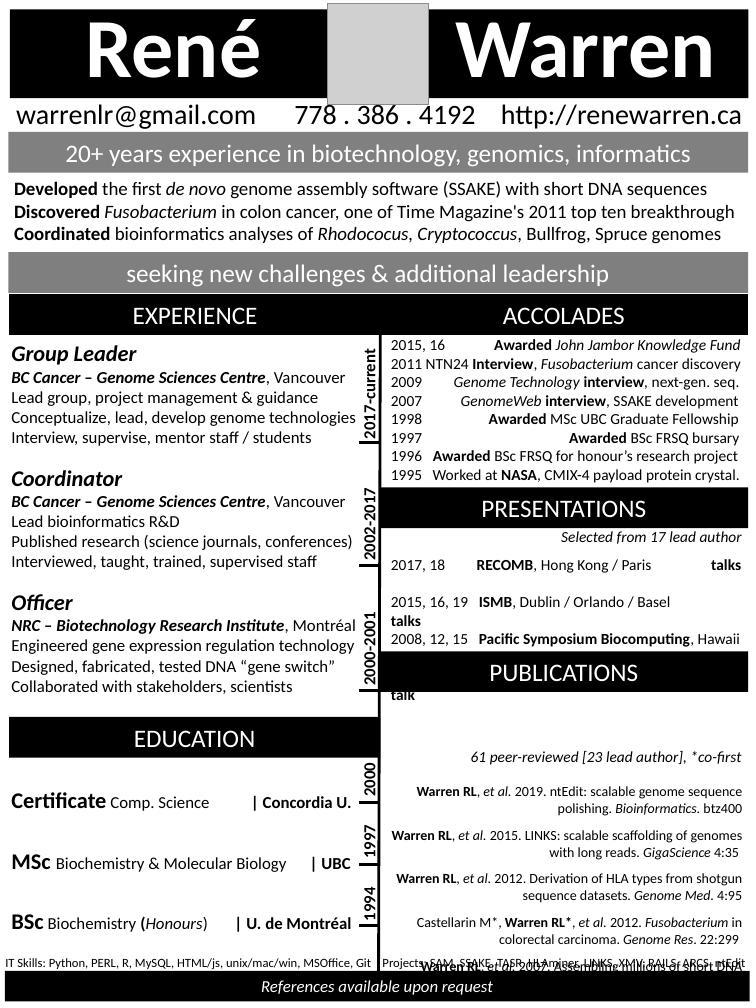
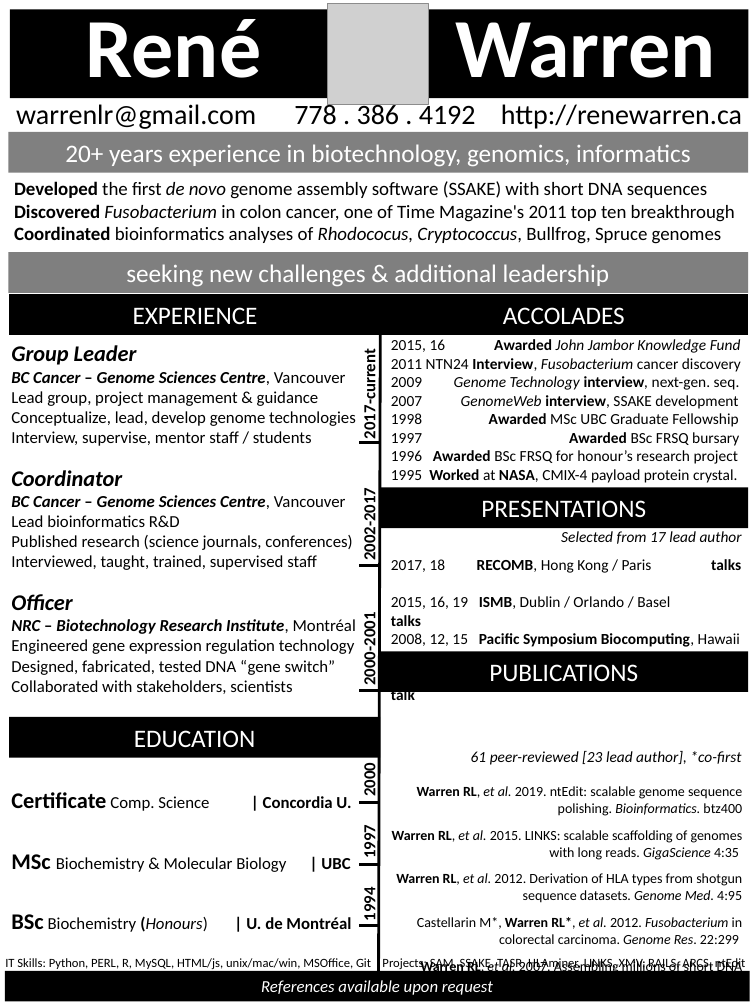
Before and after one commit to warrenlr/warrenlr.github.io, a slide deck: slide 1 of cv/CV_RWARREN_PPT2.pptx. Drawn at 756x1008 pixels with LibreOffice and Linux fonts; fonts in the diff are those of the drawing; grey boxes stand for pictures. Boxes give left, top, right and bottom in pixels: in the first picture for what was removed or moved away, otherwise in the second. Text is boxed around its words. In the diff, an @@ line names an element or a change of style, - is before the commit and + after.

```diff
--- a/cv/CV_RWARREN_PPT2.pptx
+++ b/cv/CV_RWARREN_PPT2.pptx
@@ text at [391,469,737,483]: bold on in "Worked" @@
```
Also in this commit, not shown: 1 other file.
